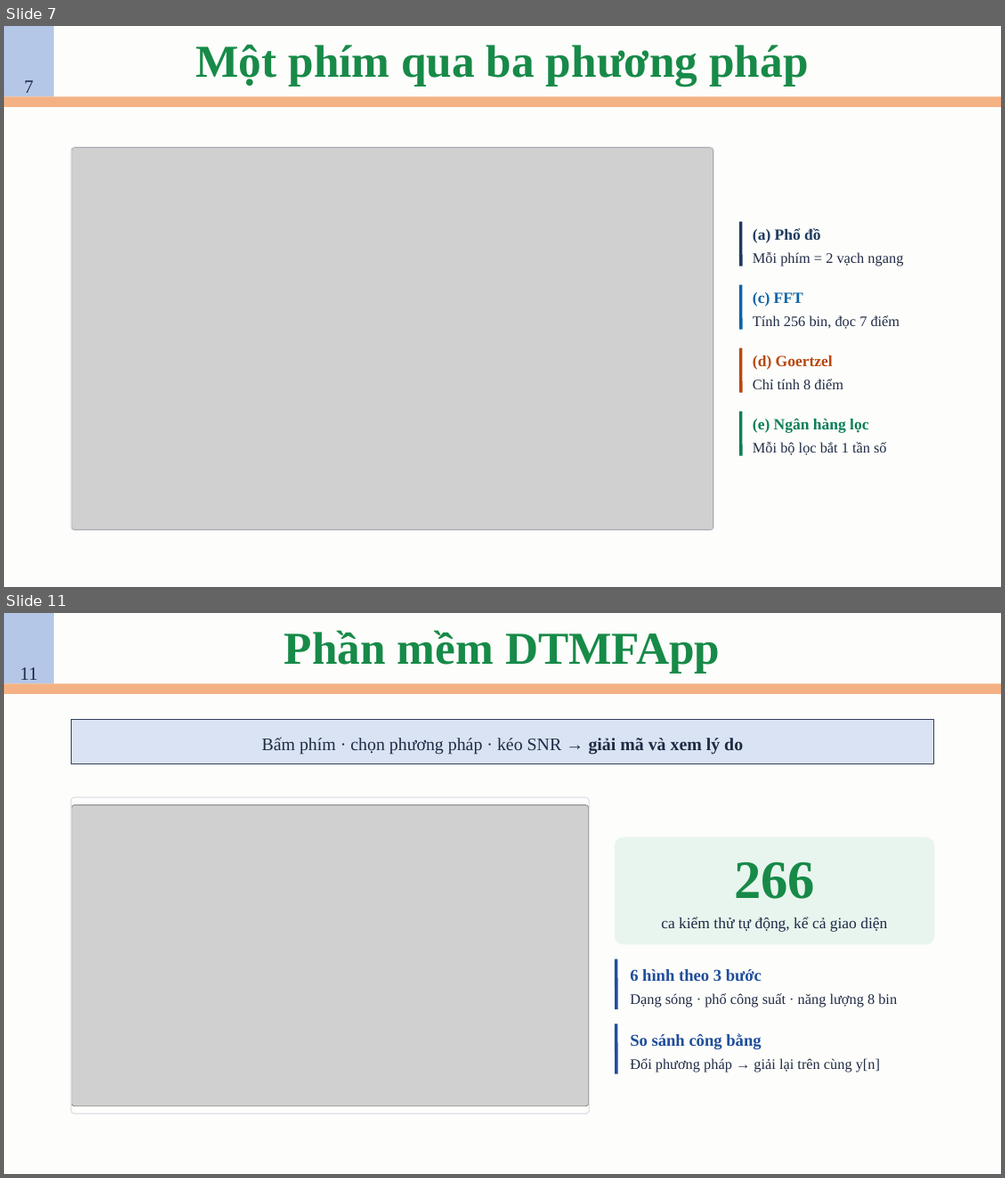
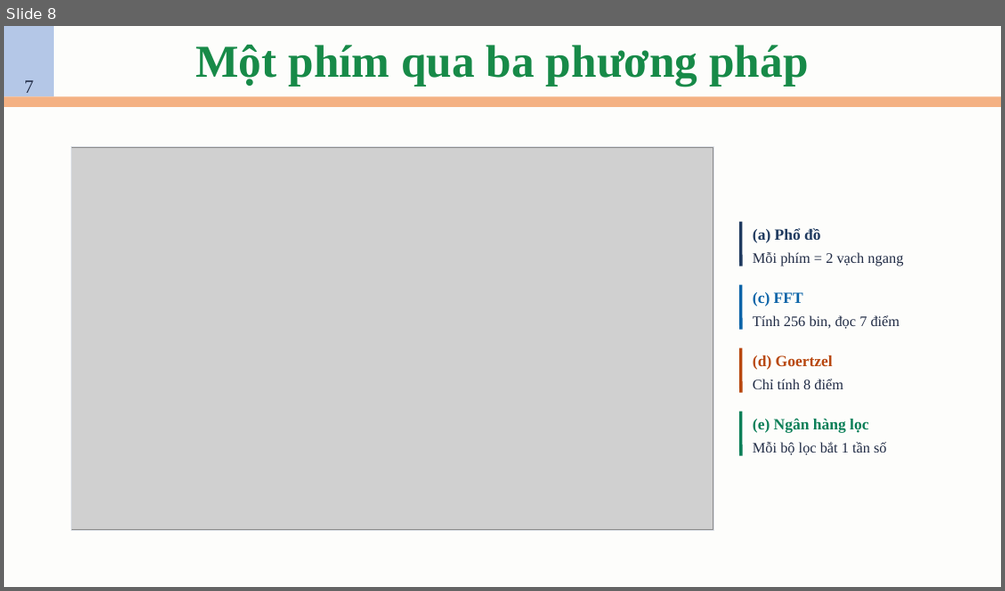
Before and after one commit to AIVIETNAM-AIO-DoHongNhat/DTMF, a slide deck: slides/Hệ thống phát và giải mã tín hiệu DTMF.pptx. Shown one above the other, each under a label of ours: slides 7 and 11 before the commit, slide 8 after it; the slides between them are not shown. The pictures are 1005x1178 and 1005x591 pixels, drawn with LibreOffice and Linux fonts; fonts in the diff are those of the drawing; grey boxes stand for pictures. Boxes give left, top, right and bottom in pixels: in the first picture for what was removed or moved away, otherwise in the second. Text is boxed around its words. In the diff, an @@ line names an element or a change of style, - is before the commit and + after.

```diff
--- a/slides/Hệ thống phát và giải mã tín hiệu DTMF.pptx
+++ b/slides/Hệ thống phát và giải mã tín hiệu DTMF.pptx
@@ slide 11 removed at <box>4,613,1001,1174</box>, background #FDFDFB @@
@@ rectangle removed at <box>4,613,54,683</box> @@
@@ text removed at <box>284,630,720,674</box> @@
-Phần mềm DTMFApp
@@ rectangle removed at <box>4,683,1001,694</box> @@
@@ text removed at <box>20,667,38,680</box> @@
-11
@@ rectangle removed at <box>72,719,934,763</box> @@
@@ text removed at <box>262,737,743,755</box> @@
-Bấm phím · chọn phương pháp · kéo SNR → giải mã và xem lý do
@@ rounded rectangle removed at <box>72,798,590,1114</box> @@
@@ picture removed at <box>72,805,589,1106</box> @@
@@ rounded rectangle removed at <box>615,837,935,945</box> @@
@@ text removed at <box>734,862,815,899</box> @@
-266
@@ text removed at <box>661,916,887,932</box> @@
-ca kiểm thử tự động, kể cả giao diện
@@ line removed from (616, 959) to (616, 1009) @@
@@ text removed at <box>630,969,761,981</box> @@
-6 hình theo 3 bước
@@ text removed at <box>630,993,897,1007</box> @@
-Dạng sóng · phổ công suất · năng lượng 8 bin
@@ line removed from (616, 1023) to (616, 1074) @@
@@ text removed at <box>630,1033,760,1049</box> @@
-So sánh công bằng
@@ text removed at <box>630,1058,880,1072</box> @@
-Đổi phương pháp → giải lại trên cùng y[n]
@@ what was slide 7 is now slide 8 @@
@@ slide 8 changed as well @@
@@ rectangle at <box>71,146,714,531</box>: rounded rectangle to rectangle @@
@@ rectangle at <box>72,147,714,530</box>: rounded rectangle to rectangle @@
```
Also in this commit, not shown: 14 other slides changed, 11 slides added, 1 other slide removed, 5 other files.
